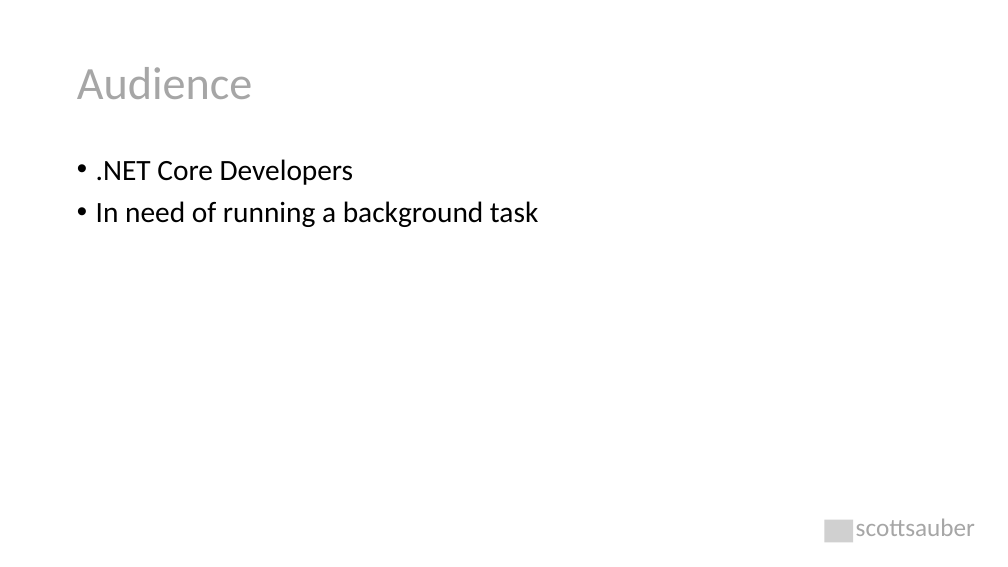
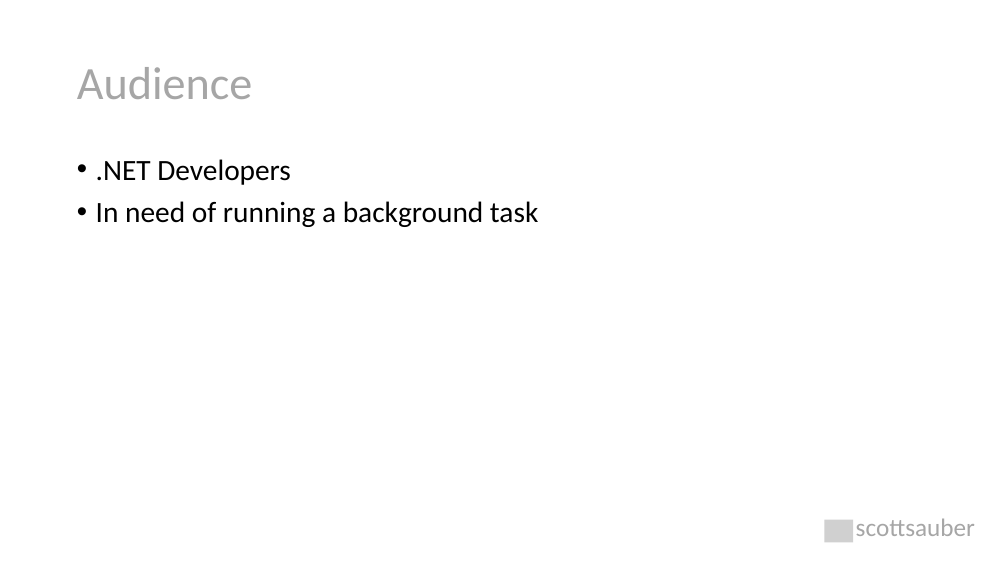
Before and after one commit to nirzaf/DotNetWorkShopTalk, a slide deck: slide 2 of 2022-03-18-DotNetRome-TheBackgroundOnBackgroundTasksInDotNet6/The Background on Background Tasks.pptx. Drawn at 1008x567 pixels with LibreOffice and Linux fonts; fonts in the diff are those of the drawing; grey boxes stand for pictures. Boxes give left, top, right and bottom in pixels: in the first picture for what was removed or moved away, otherwise in the second. Text is boxed around its words. In the diff, an @@ line names an element or a change of style, - is before the commit and + after.

```diff
--- a/2022-03-18-DotNetRome-TheBackgroundOnBackgroundTasksInDotNet6/The Background on Background Tasks.pptx
+++ b/2022-03-18-DotNetRome-TheBackgroundOnBackgroundTasksInDotNet6/The Background on Background Tasks.pptx
@@ text at (96, 159, 291, 185): text changed @@
-• .NET Core Developers
+• .NET Developers
```
Also in this commit, not shown: 2 other slides changed.
